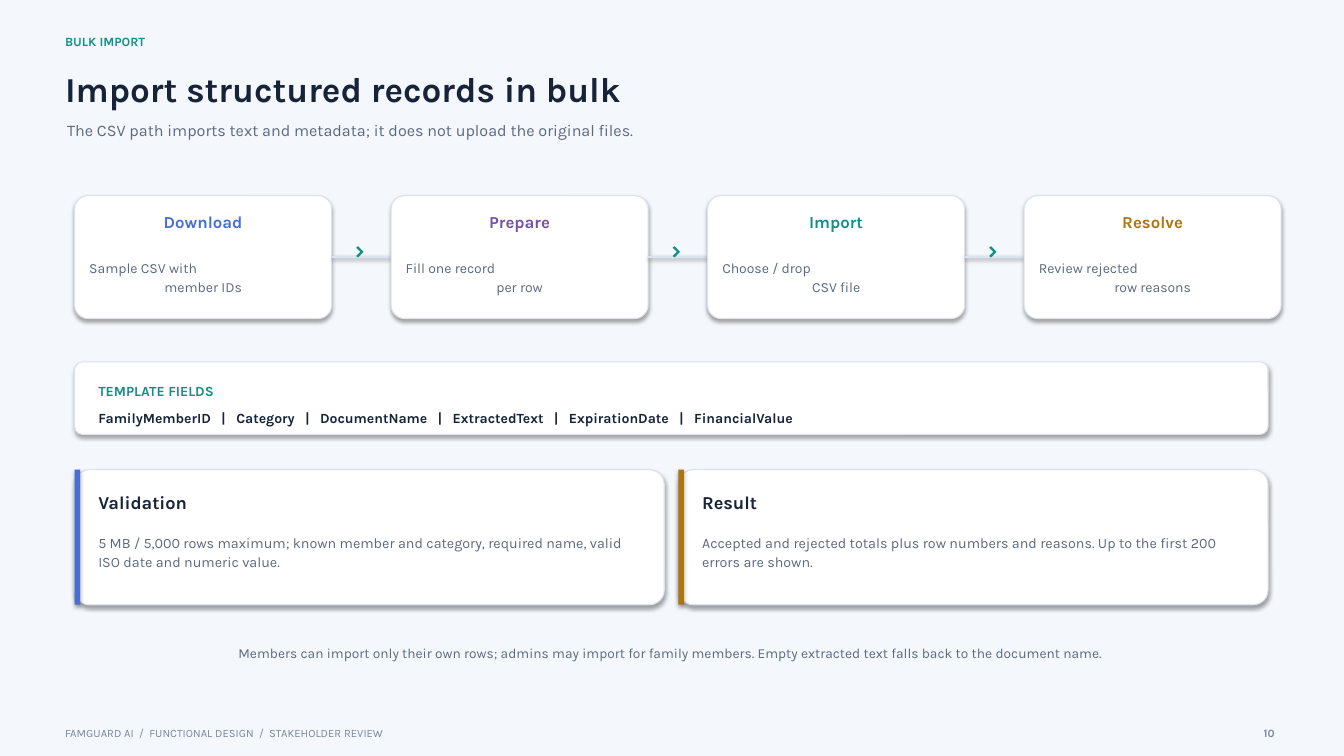
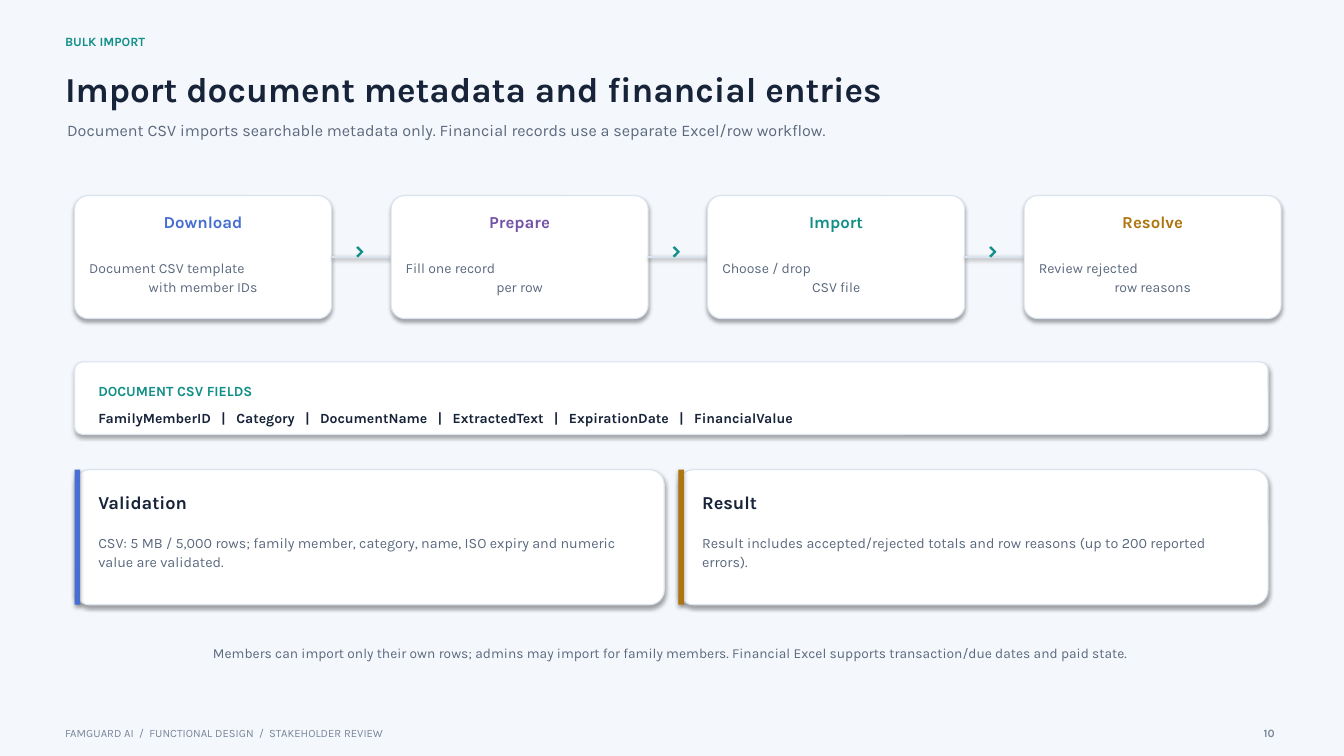
Before and after one commit to rajendranduraiswamy76-dev/FamGuard, a slide deck: slide 10 of docs/FamGuard-Functional-Design-Stakeholder.pptx. Drawn at 1344x756 pixels with LibreOffice and Linux fonts; fonts in the diff are those of the drawing. Boxes give left, top, right and bottom in pixels: in the first picture for what was removed or moved away, otherwise in the second. Text is boxed around its words. In the diff, an @@ line names an element or a change of style, - is before the commit and + after.

```diff
--- a/docs/FamGuard-Functional-Design-Stakeholder.pptx
+++ b/docs/FamGuard-Functional-Design-Stakeholder.pptx
@@ text at (65,77,881,111): text changed @@
-Import structured records in bulk
+Import document metadata and financial entries
@@ text at (67,124,826,140): text changed @@
-The CSV path imports text and metadata; it does not upload the original files.
+Document CSV imports searchable metadata only. Financial records use a separate Excel/row workflow.
@@ text at (89,263,257,292): text changed @@
-Sample CSV with
-member IDs
+Document CSV template
+with member IDs
@@ text at (98,386,252,396): text changed @@
-TEMPLATE FIELDS
+DOCUMENT CSV FIELDS
@@ text at (98,538,616,567): text changed @@
-5 MB / 5,000 rows maximum; known member and category, required name, valid ISO date and numeric value.
+CSV: 5 MB / 5,000 rows; family member, category, name, ISO expiry and numeric value are validated.
@@ text at (702,537,1205,569): text changed @@
-Accepted and rejected totals plus row numbers and reasons. Up to the first 200 errors are shown.
+Result includes accepted/rejected totals and row reasons (up to 200 reported errors).
@@ text at (213,648,1127,662): text changed @@
-Members can import only their own rows; admins may import for family members. Empty extracted text falls back to the document name.
+Members can import only their own rows; admins may import for family members. Financial Excel supports transaction/due dates and paid state.
```
Also in this commit, not shown: 16 other slides changed, 1 other file.
